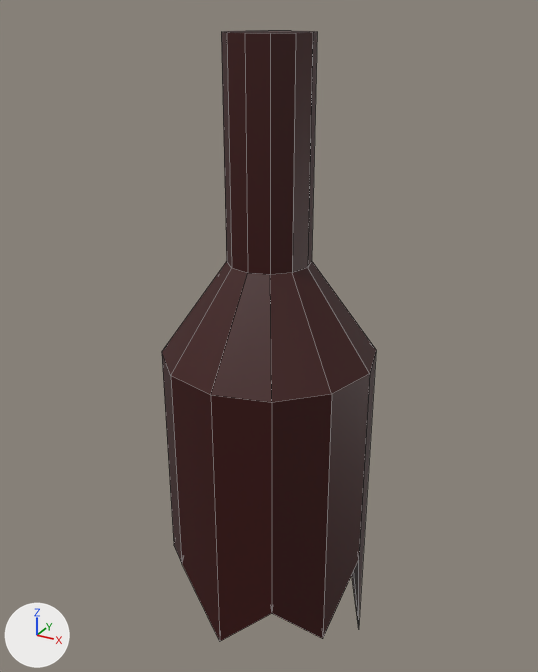
A saved change to the Blender file TrasherVR/Assets/Models/Trash/glass2.blend.
One viewpoint serves both versions: a 50 mm camera at (2.13, -3.88, 2.08) aimed at (-0.06, 0.11, 0.09). The lights are fixed; the arrows at lower left show +X, +Y and +Z. Mesh edges are drawn as thin lines.
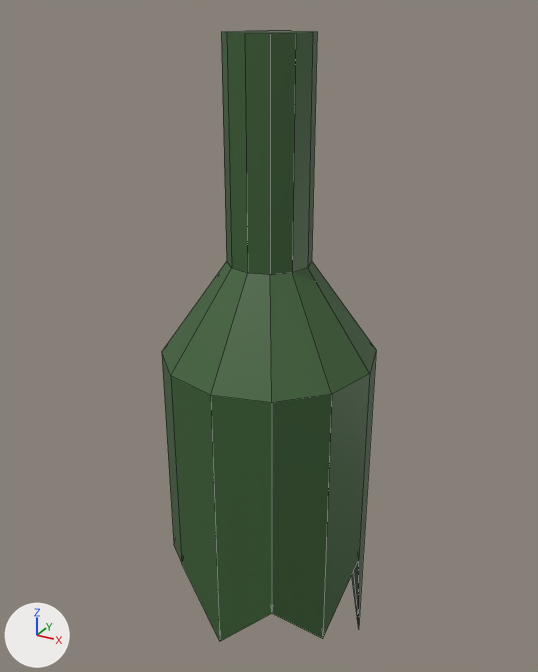
Commit message: Remake glass bottles models

Patch to the scene script:
```diff
--- a/TrasherVR/Assets/Models/Trash/glass2.blend.py
+++ b/TrasherVR/Assets/Models/Trash/glass2.blend.py
@@ img_tex_glass_png @@
+img_tex_glass_png = load_image('tex_Glass.png', 'tex_Glass.png', 2, 2, 'sRGB')
@@ mat_mat_glass2 @@
+mat_mat_glass2 = principled_material('mat_Glass2')
+mat_mat_glass2.texture = img_tex_glass_png
@@ me_cylinder_001 @@
 me_cylinder_001.from_pydata(...)  # 60 vertices, 62 faces; spans x -0.7..0.7, y -0.7..0.7, z -2.37..1.97
-me_cylinder_001.materials.append(mat_glassbottlemat)  # dark red #390300
+me_cylinder_001.materials.append(mat_mat_glass2)  # picture img_tex_glass_png
```

Pixel boxes [x1, y1, x2, y2] of what changed, in the pictures (538 x 672 px):
'Cylinder', recoloured (brown to green)
    both: [162, 30, 376, 642]
